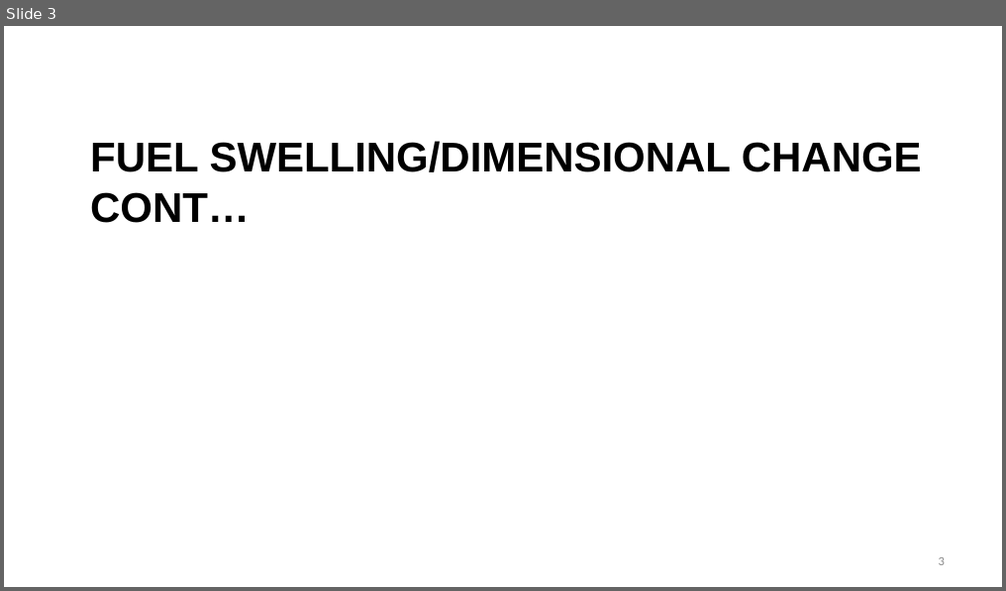
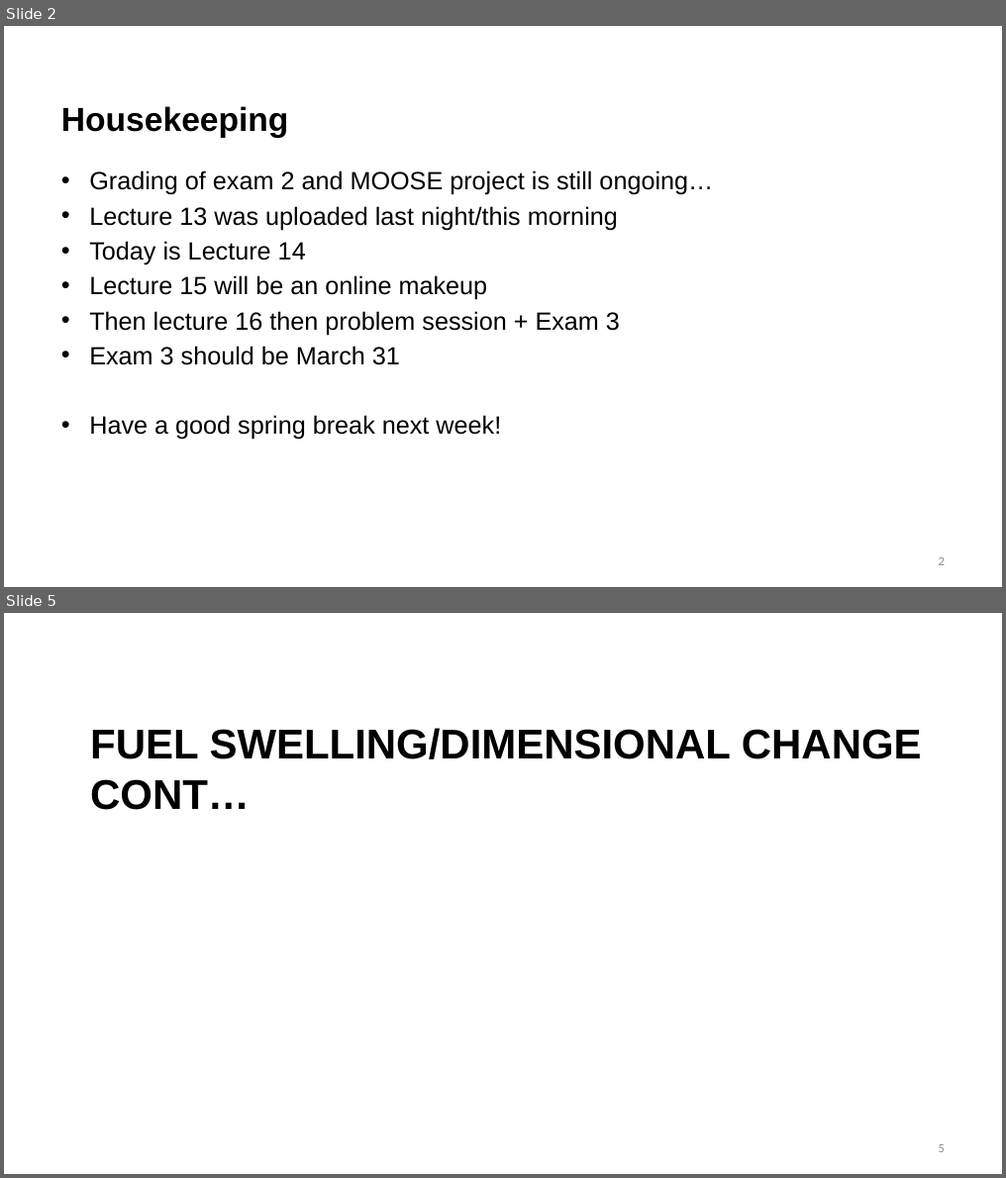
Before and after one commit to benbeeler/TEACHING, a slide deck: Nuclear_Fuel_Performance/NE533_Spring2026/Module3/Lec14_swell_zirc.pptx. Shown one above the other, each under a label of ours: slide 3 before the commit, slides 2 and 5 after it; the slides between them are not shown. The pictures are 1006x591 and 1006x1178 pixels, drawn with LibreOffice and Linux fonts; fonts in the diff are those of the drawing; background and template pictures are left out. Boxes give left, top, right and bottom in pixels: in the first picture for what was removed or moved away, otherwise in the second. Text is boxed around its words. In the diff, an @@ line names an element or a change of style, - is before the commit and + after.

```diff
--- a/Nuclear_Fuel_Performance/NE533_Spring2026/Module3/Lec14_swell_zirc.pptx
+++ b/Nuclear_Fuel_Performance/NE533_Spring2026/Module3/Lec14_swell_zirc.pptx
@@ slide 2 added at [4,26,1002,587], background #FFFFFF @@
@@ title added at [61,106,289,138], 32 pt, text #000000, bold @@
+Housekeeping
@@ text added at [89,171,713,440], 24 pt, text #000000 @@
+• Grading of exam 2 and MOOSE project is still ongoing…
+• Lecture 13 was uploaded last night/this morning
+• Today is Lecture 14
+• Lecture 15 will be an online makeup
+• Then lecture 16 then problem session + Exam 3
+• Exam 3 should be March 31
+• Have a good spring break next week!
@@ page number added at [939,558,944,566], 12 pt, text #8C8C8C @@
+2
@@ what was slide 3 is now slide 5 @@
```
Also in this commit, not shown: 23 slides changed, 1 other slide added, 8 other files.
